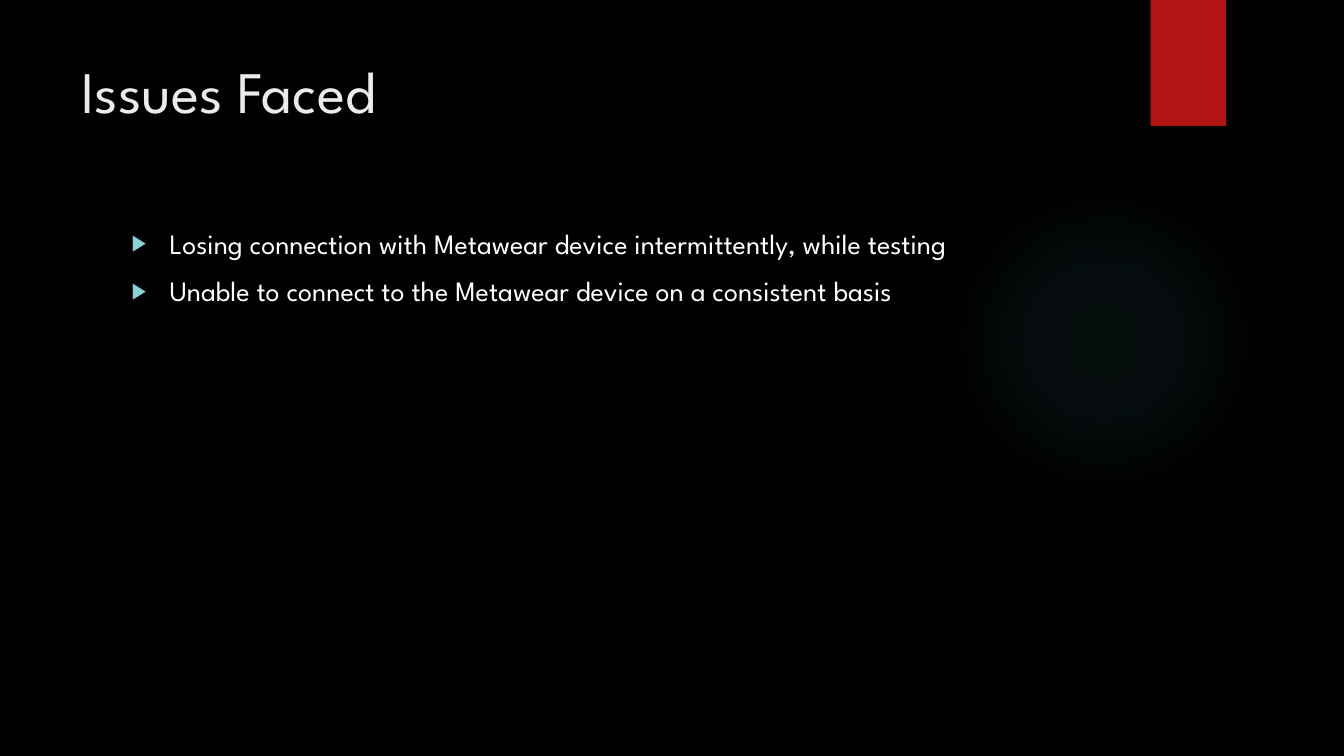
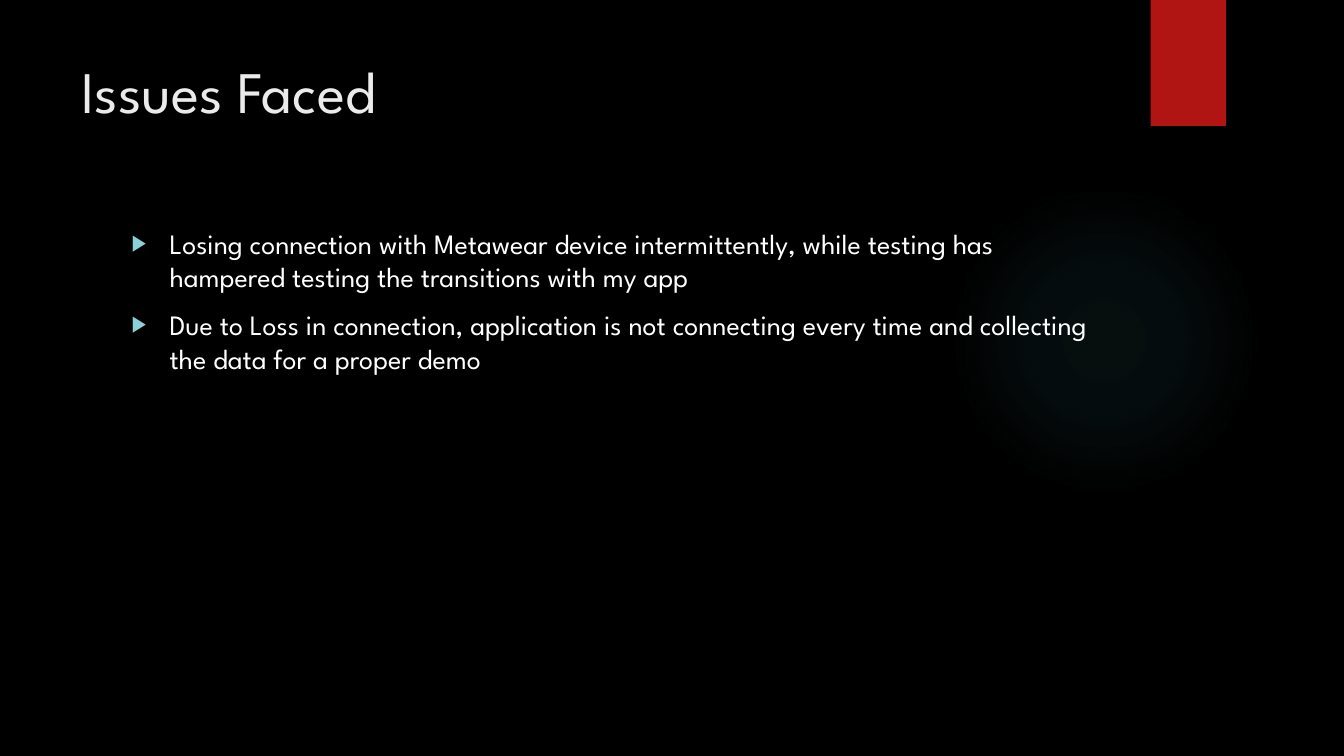
Before and after one commit to Narahari-Sundaragopalan/eGuard, a slide deck: slide 15 of docs/eGuard-Presentation-Milestone2.pptx (slide 12 before the commit). Drawn at 1344x756 pixels with LibreOffice and Linux fonts; fonts in the diff are those of the drawing; background and template pictures are left out. Boxes give left, top, right and bottom in pixels: in the first picture for what was removed or moved away, otherwise in the second. Text is boxed around its words. In the diff, an @@ line names an element or a change of style, - is before the commit and + after.

```diff
--- a/docs/eGuard-Presentation-Milestone2.pptx
+++ b/docs/eGuard-Presentation-Milestone2.pptx
@@ text at <box>170,234,1087,375</box>: text changed @@
-▶ Losing connection with Metawear device intermittently, while testing
-▶ Unable to connect to the Metawear device on a consistent basis
+▶ Losing connection with Metawear device intermittently, while testing has hampered testing the transitions with my app
+▶ Due to Loss in connection, application is not connecting every time and collecting the data for a proper demo
```
Also in this commit, not shown: 5 other slides changed, 7 slides added, 3 slides removed, 1 other file.
